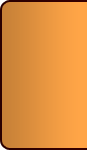
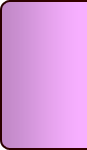
Before/after of a 87×150 layered artwork. What changed in the layer stack:
painted on "Фигура 29" over [2, 2, 87, 148]
